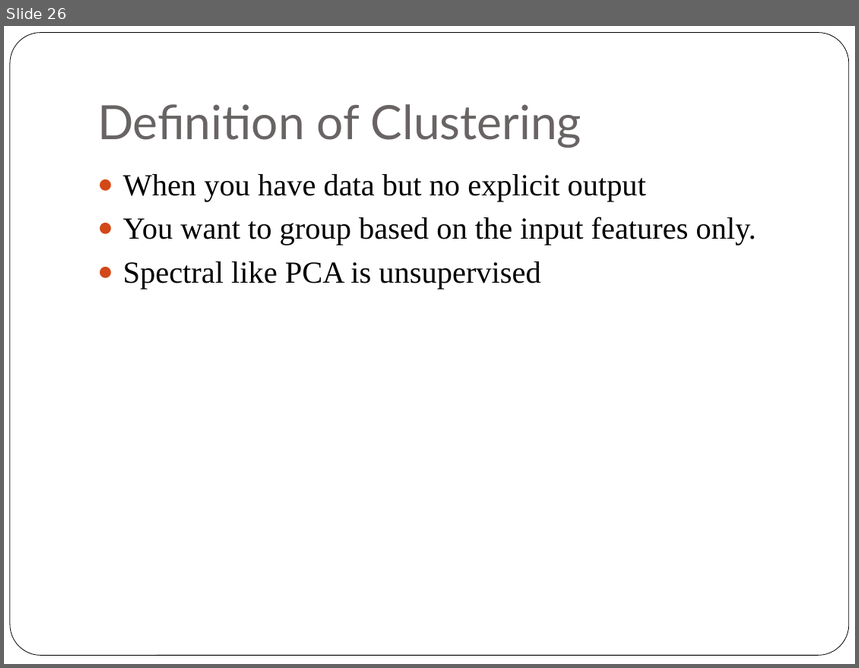
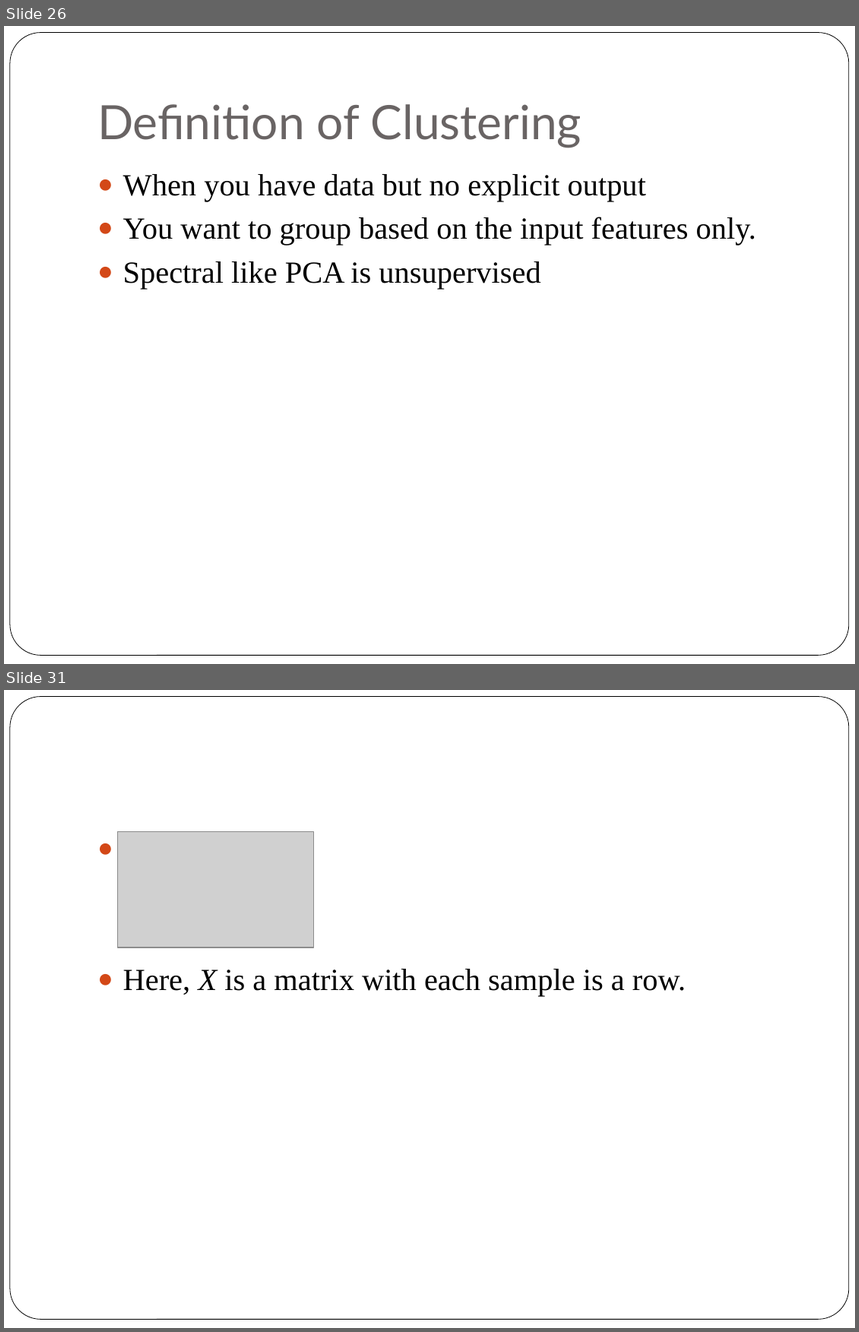
Before and after one commit to navkapil/matlab, a slide deck: Kernel methods.pptx. Shown one above the other, each under a label of ours: slide 26 before the commit, slides 26 and 31 after it; the slides between them are not shown. The pictures are 859x668 and 859x1332 pixels, drawn with LibreOffice and Linux fonts; fonts in the diff are those of the drawing; grey boxes stand for pictures. Boxes give left, top, right and bottom in pixels: in the first picture for what was removed or moved away, otherwise in the second. Text is boxed around its words. In the diff, an @@ line names an element or a change of style, - is before the commit and + after.

```diff
--- a/Kernel methods.pptx
+++ b/Kernel methods.pptx
@@ slide 31 added at [4, 690, 855, 1328], background #FFFFFF; not listed: 1 template element that a slide beside it also shows @@
@@ picture added at [117, 832, 314, 948] @@
@@ text added at [123, 969, 686, 997], 26 pt, text #000000 @@
+● Here, X is a matrix with each sample is a row.
```
Also in this commit, not shown: 4 slides changed, 5 other slides added, 2 slides removed.
